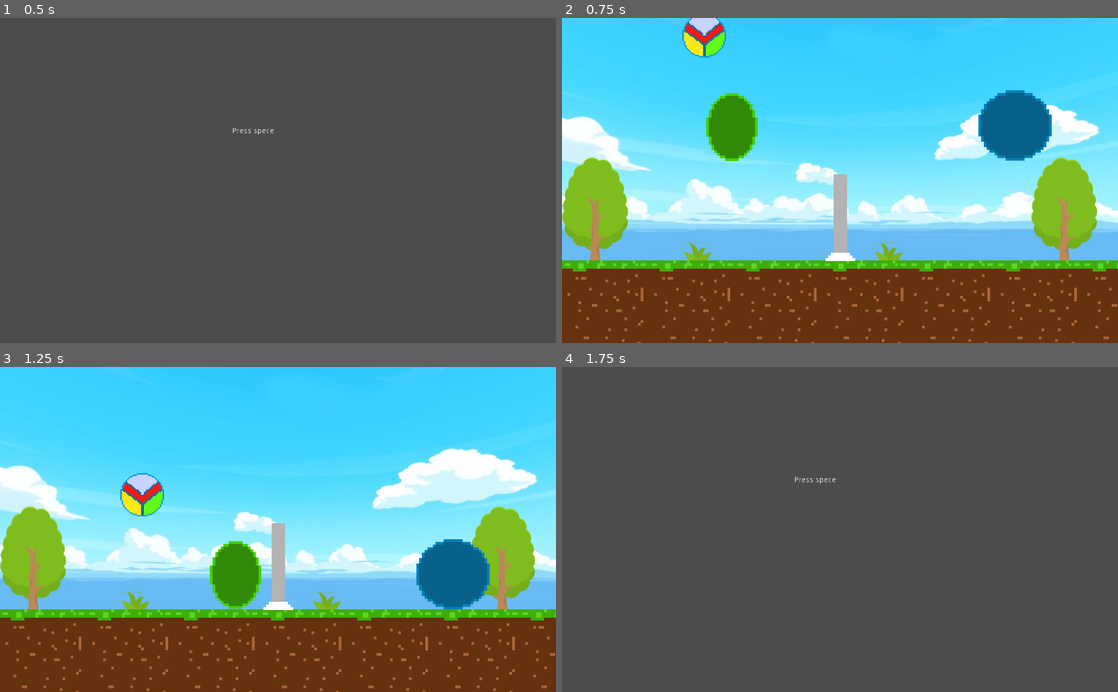
Above: before the commit, frames 1-4 (two rows, left to right).
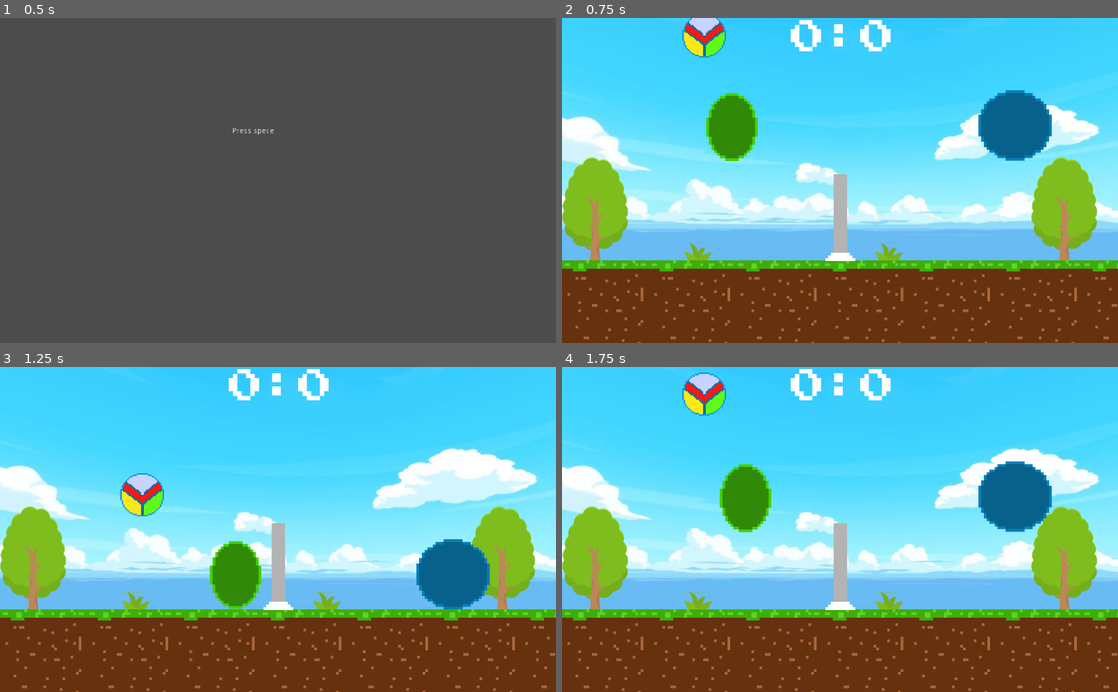
Above: after the commit, the same moments.

Repository: DJWOMS/volleyball-game-godot
Game: Godot game, scene res://Start.tscn
Same seed, same stepped clock (60 frames per second), same inputs: the game is played once before the commit and once after it.
Inputs:
- Up to frame 1 (0.5 s): no input
- Up to frame 2 (0.75 s): tap Enter at 0.5 s; hold D (pl_2_right) from 0.53 s (still down); hold Space (start) from 0.53 s (still down)
- Up to frame 3 (1.25 s): keep holding D (pl_2_right); keep holding Space (start); tap W (pl_2_up) at 0.77 s
- Up to frame 4 (1.75 s): keep holding D (pl_2_right); release Space (start) at 1.28 s; tap Space (start) at 1.35 s; tap W (pl_2_up) at 1.52 s

Frame 1 is identical in both runs. In frame 2, 0.6% of the frame differs, in the area x 41-60%, y 0-11%; in frame 3, 0.6%; in frame 4, 100%, in the area x 0-100%, y 0-100%.

Commit message:
add hud score

Diff:
--- a/Ball.gd
+++ b/Ball.gd
@@ -1,10 +1,14 @@
 extends RigidBody2D
 
 func _ready():
-	pass # Replace with function body.
+	pass
 
 
-func _on_fallzone_body_entered(body):
+func _on_fallzone_pl1_body_entered(body):
 	if body is RigidBody2D:
-		print(body)
-		get_tree().change_scene("res://Start.tscn")
+		get_tree().change_scene("res://main.tscn")
+
+
+func _on_fallzone_pl2_body_entered(body):
+	if body is RigidBody2D:
+		get_tree().change_scene("res://main.tscn")
--- /dev/null
+++ b/Score.tscn
@@ -0,0 +1,22 @@
+[gd_scene load_steps=4 format=2]
+
+[ext_resource path="res://Font/PressStart2P-Regular.ttf" type="DynamicFontData" id=1]
+[ext_resource path="res://count.gd" type="Script" id=2]
+
+[sub_resource type="DynamicFont" id=1]
+size = 64
+font_data = ExtResource( 1 )
+
+[node name="Score" type="CanvasLayer"]
+
+[node name="count" type="Label" parent="."]
+margin_left = 420.725
+margin_top = 5.36359
+margin_right = 612.725
+margin_bottom = 78.3636
+custom_fonts/font = SubResource( 1 )
+text = "0:0"
+script = ExtResource( 2 )
+__meta__ = {
+"_edit_use_anchors_": false
+}
--- /dev/null
+++ b/count.gd
@@ -0,0 +1,9 @@
+extends Label
+
+
+var score_pl_1 = 0
+var score_pl_2 = 0
+
+
+func _ready():
+	text = "{pl_1}:{pl_2}".format({"pl_1": score_pl_1, "pl_2": score_pl_2})
--- a/main.tscn
+++ b/main.tscn
@@ -7,9 +7,10 @@
 [ext_resource path="res://sprites/trees.tres" type="TileSet" id=5]
 [ext_resource path="res://Ball.tscn" type="PackedScene" id=6]
 [ext_resource path="res://sprites/sky.jpg" type="Texture" id=7]
+[ext_resource path="res://Score.tscn" type="PackedScene" id=8]
 
 [sub_resource type="RectangleShape2D" id=4]
-extents = Vector2( 1952.44, 62.9 )
+extents = Vector2( 736.9, 62.9 )
 
 [sub_resource type="RectangleShape2D" id=1]
 extents = Vector2( 595.678, 80.6933 )
@@ -33,13 +34,22 @@
 format = 1
 tile_data = PoolIntArray( 524288, 0, 0, 524315, 0, 0, 851975, 1, 0, 851986, 1, 0 )
 
-[node name="fallzone" type="Area2D" parent="."]
-position = Vector2( 544.499, 504.609 )
+[node name="fallzone_pl1" type="Area2D" parent="."]
+position = Vector2( -226.766, 510.527 )
 __meta__ = {
 "_edit_group_": true
 }
 
-[node name="CollisionShape2D" type="CollisionShape2D" parent="fallzone"]
+[node name="CollisionShape2D" type="CollisionShape2D" parent="fallzone_pl1"]
+shape = SubResource( 4 )
+
+[node name="fallzone_pl2" type="Area2D" parent="."]
+position = Vector2( 1250.8, 510.409 )
+__meta__ = {
+"_edit_group_": true
+}
+
+[node name="CollisionShape2D" type="CollisionShape2D" parent="fallzone_pl2"]
 shape = SubResource( 4 )
 
 [node name="Ball" parent="." instance=ExtResource( 6 )]
@@ -54,6 +64,8 @@
 [node name="Player2" parent="." instance=ExtResource( 4 )]
 position = Vector2( 256, 160 )
 SPEED = 300
+
+[node name="Score" parent="." instance=ExtResource( 8 )]
 
 [node name="Sprite" type="Sprite" parent="."]
 position = Vector2( 80, 528 )
@@ -106,5 +118,7 @@
 visible = false
 position = Vector2( -2.37841, 72.3408 )
 shape = SubResource( 3 )
-[connection signal="body_entered" from="fallzone" to="Ball" method="_on_fallzone_body_entered"]
-[connection signal="tree_entered" from="fallzone" to="Ball" method="_on_fallzone_tree_entered"]
+[connection signal="body_entered" from="fallzone_pl1" to="Ball" method="_on_fallzone_pl1_body_entered"]
+[connection signal="tree_entered" from="fallzone_pl1" to="Ball" method="_on_fallzone_tree_entered"]
+[connection signal="body_entered" from="fallzone_pl2" to="Ball" method="_on_fallzone_pl2_body_entered"]
+[connection signal="tree_entered" from="fallzone_pl2" to="Ball" method="_on_fallzone_tree_entered"]
Not shown, added: Font/OFL.txt
Binary file added: Font/PressStart2P-Regular.ttf
Not shown: 1 places in main.tscn that only renumber resources
